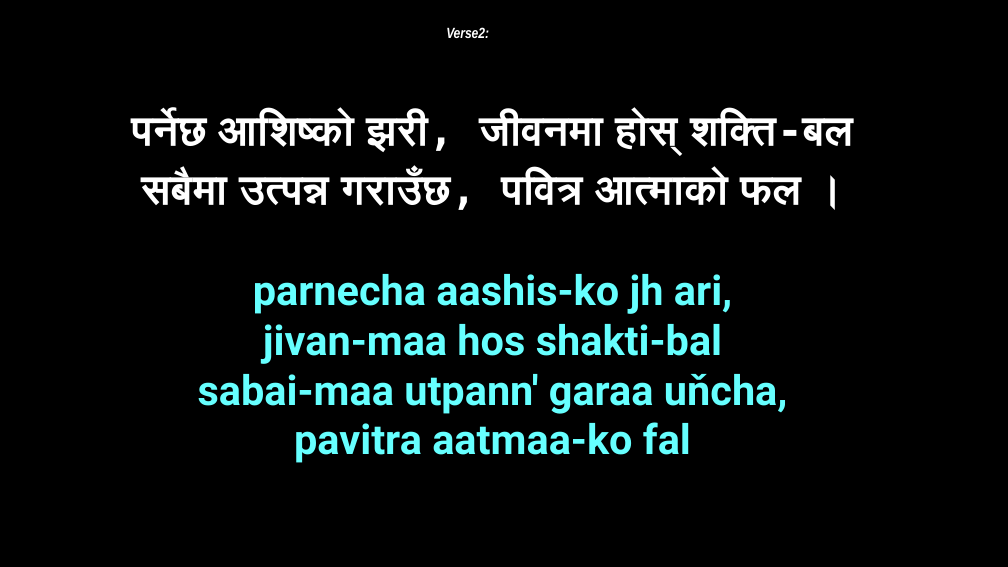
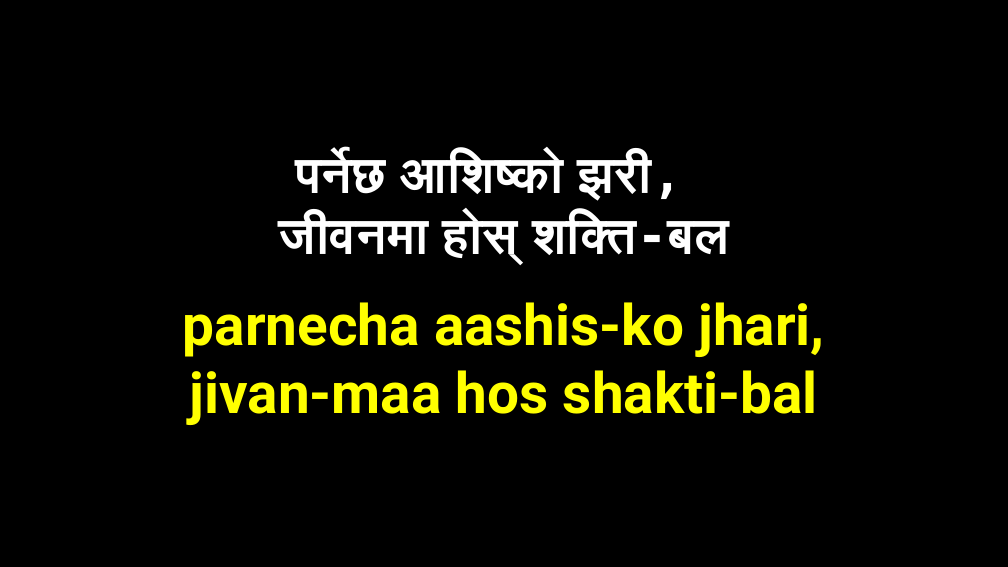
Before and after one commit to sujanay/Nepali-christian-songs-slides, a slide deck: slide 6 of Bhajan/B332 - पर्नेछ आशिष्को झरी.pptx (slide 4 before the commit). Drawn at 1008x567 pixels with LibreOffice and Linux fonts; fonts in the diff are those of the drawing. Boxes give left, top, right and bottom in pixels: in the first picture for what was removed or moved away, otherwise in the second. Text is boxed around its words. In the diff, an @@ line names an element or a change of style, - is before the commit and + after.

Commit message:
Added more slides

```diff
--- a/Bhajan/B332 - पर्नेछ आशिष्को झरी.pptx
+++ b/Bhajan/B332 - पर्नेछ आशिष्को झरी.pptx
@@ text removed at [446, 27, 489, 38] @@
-Verse2:
@@ text "पर्नेछ आशिष्को झरी,": place and size @@
-text "पर्नेछ आशिष्को झरी," at [131, 113, 854, 463]
+text "पर्नेछ आशिष्को झरी," at [183, 153, 824, 425]
@@ text at [183, 153, 824, 357]: text changed; size 40 to 48 pt @@
-पर्नेछ आशिष्को झरी, जीवनमा होस्‌ शक्ति-बल
-सबैमा उत्पन्न गराउँछ, पवित्र आत्माको फल ।
-parnecha aashis-ko jh ari,
+पर्नेछ आशिष्को झरी,
+जीवनमा होस्‌ शक्ति-बल
+parnecha aashis-ko jhari,
@@ text at [190, 370, 818, 425]: size 39.5 to 54 pt, text colour #66FFFF to #FFFF00 in "jivan-maa hos shakti-bal" @@
@@ text at [198, 374, 788, 463]: paragraphs removed @@
-sabai-maa utpann' garaa uňcha,
-pavitra aatmaa-ko fal
```
Also in this commit, not shown: 7 other slides changed, 5 slides added, 1 slide removed, 19 other files.
